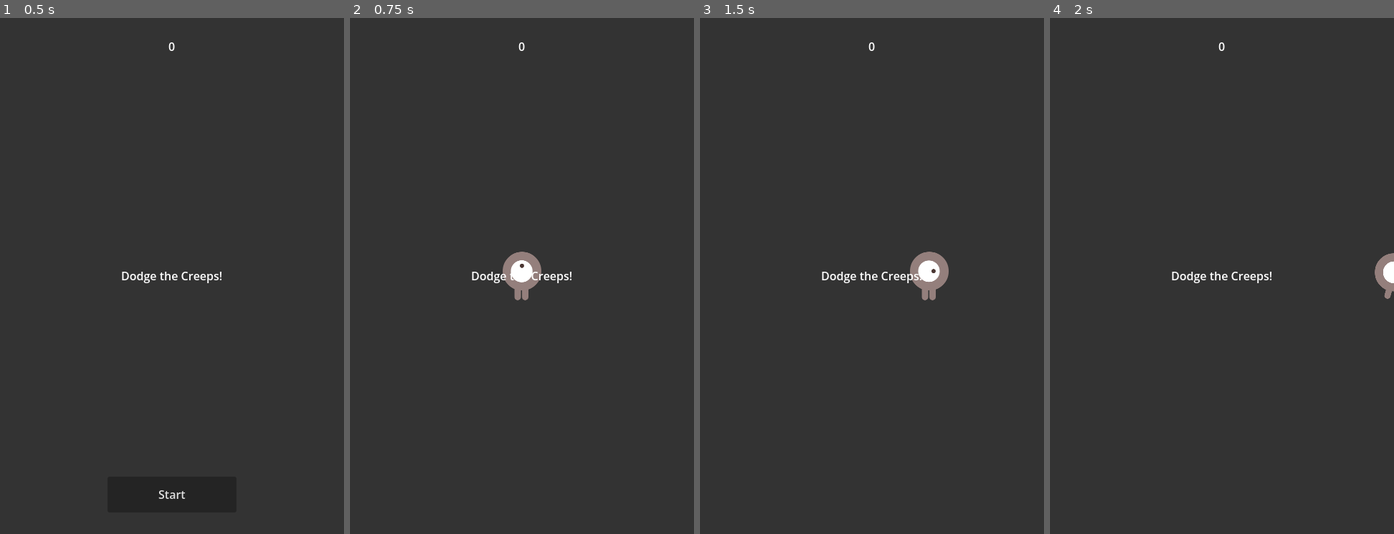
Above: before the commit, frames 1-4 (left to right).
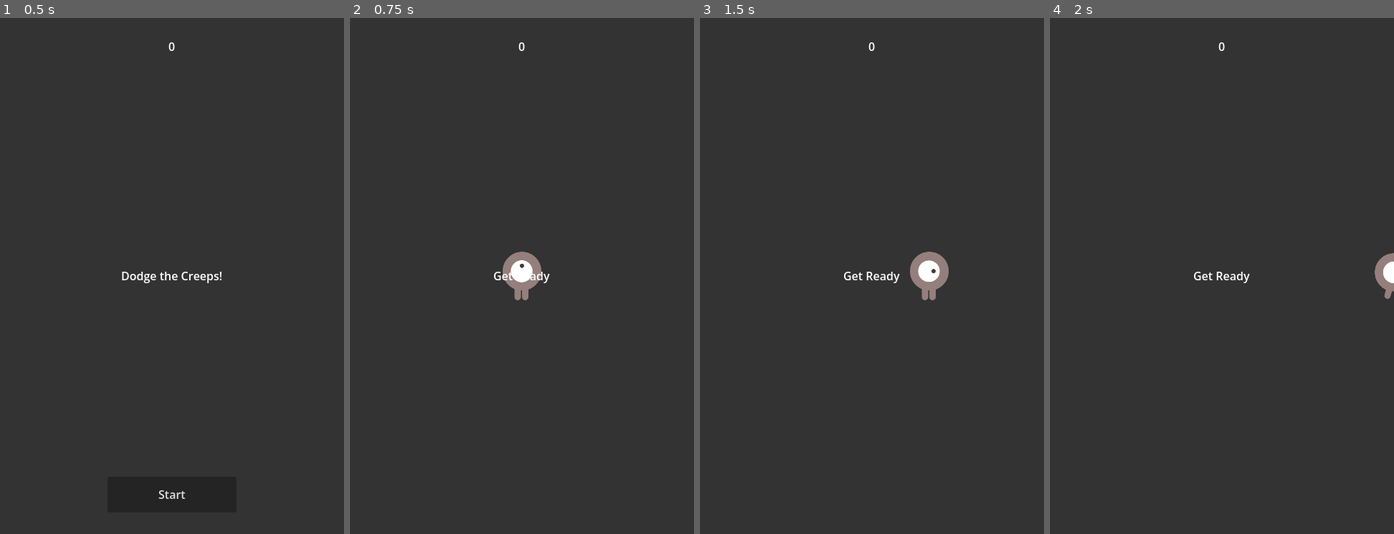
Above: after the commit, the same moments.

Repository: dravidian117/proj-1
Game: Godot game, scene res://main.tscn
The game is run twice, just before and just after one commit, with the same random seed, the same clock (stepped at 60 frames per second) and the same inputs.
Inputs:
- Up to frame 1 (0.5 s): no input
- Up to frame 2 (0.75 s): click "Start" at 0.5 s
- Up to frame 3 (1.5 s): tap Enter at 1.25 s; hold D (move_right) from 1.28 s (still down); tap Space (shoot) at 1.35 s
- Up to frame 4 (2 s): keep holding D (move_right)

Frame 1 is identical in both runs. In frame 2, 0.2% of the frame differs, in the area x 35-65%, y 49-52%; in frame 3, 0.3%; in frame 4, 0.3%.

Commit message:
Export Godot World game for GitHub Pages

Diff:
--- a/Mob.tscn
+++ b/Mob.tscn
@@ -49,7 +49,8 @@
 height = 70.0
 
 [node name="RigidBody2D" type="RigidBody2D" unique_id=116354988]
-collision_mask = 0
+collision_layer = 1
+collision_mask = 1
 gravity_scale = 0.0
 script = ExtResource("1_ejbti")
 metadata/_edit_group_ = true
--- a/bullet.gd
+++ b/bullet.gd
@@ -1,9 +1,14 @@
 extends Area2D
 
-var speed := 600.0
+@export var speed := 600.0
 var direction := Vector2.RIGHT
 
 func _ready() -> void:
+    add_to_group("bullets")
+    monitoring = true
+    monitorable = true
+    collision_layer = 1
+    collision_mask = 1
     $VisibleOnScreenNotifier2D.screen_exited.connect(_on_visible_on_screen_notifier_2d_screen_exited)
     body_entered.connect(_on_body_entered)
     area_entered.connect(_on_area_entered)
@@ -11,15 +16,24 @@
 func _process(delta: float) -> void:
     position += direction * speed * delta
 
+    for body in get_overlapping_bodies():
+        if body.is_in_group("mobs"):
+            body.queue_free()
+            get_parent().add_score_for_kill()
+            queue_free()
+            return
+
 func _on_visible_on_screen_notifier_2d_screen_exited() -> void:
     queue_free()
 
 func _on_body_entered(body: Node2D) -> void:
     if body.is_in_group("mobs"):
         body.queue_free()
+        get_parent().add_score_for_kill()
     queue_free()
 
 func _on_area_entered(area: Area2D) -> void:
     if area.is_in_group("mobs"):
         area.queue_free()
+        get_parent().add_score_for_kill()
     queue_free()
--- a/bullet.tscn
+++ b/bullet.tscn
@@ -7,7 +7,7 @@
 
 [node name="Bullet" type="Area2D"]
 script = ExtResource("1_xd8m0")
-collision_layer = 0
+collision_layer = 1
 collision_mask = 1
 
 [node name="CollisionShape2D" type="CollisionShape2D" parent="."]
--- a/main.gd
+++ b/main.gd
@@ -6,10 +6,18 @@
 func game_over():
 	$ScoreTimer.stop()
 	$MobTimer.stop()
+	$HUD.show_game_over()
 
 func new_game():
 	score = 0
+	for child in get_children():
+		if child.is_in_group("mobs"):
+			child.queue_free()
+	for bullet in get_tree().get_nodes_in_group("bullets"):
+		bullet.queue_free()
 	$Player.start($StartPosition.position)
+	$HUD.update_score(score)
+	$HUD.show_message("Get Ready")
 	$StartTimer.start()
 
 func _ready() -> void:
@@ -49,3 +57,7 @@
 	mob.linear_velocity = velocity.rotated(mob.rotation)
 	mob.add_to_group("mobs")
 	add_child(mob)
+
+func add_score_for_kill() -> void:
+	score += 1
+	$HUD.update_score(score)
--- a/player.gd
+++ b/player.gd
@@ -13,10 +13,13 @@
 func _ready() -> void:
 	screen_size = get_viewport_rect().size
 	if bullet_scene == null:
-		bullet_scene = load("res://bullet.tscn")
+		bullet_scene = preload("res://bullet.tscn")
 	hide()
 
 func _process(delta: float) -> void:
+	if not visible:
+		return
+
 	shoot_timer = max(0.0, shoot_timer - delta)
 
 	var velocity = Vector2.ZERO
@@ -52,14 +55,16 @@
 
 func shoot() -> void:
 	if bullet_scene == null:
+		bullet_scene = preload("res://bullet.tscn")
+	if bullet_scene == null:
 		return
 
 	var bullet = bullet_scene.instantiate()
-	bullet.position = position
+	get_parent().add_child(bullet)
+	bullet.global_position = global_position + facing.normalized() * 20.0
 	bullet.direction = facing.normalized()
 	if bullet.direction.length() == 0:
 		bullet.direction = Vector2.RIGHT
-	get_parent().add_child(bullet)
 	shoot_timer = fire_cooldown
 
 func _on_body_entered(_body):
Not shown, added: dodge-the-creeps/export_presets.cfg
Binary file added: dodge-the-creeps/godot.apple-touch-icon.png
Not shown, added: dodge-the-creeps/godot.apple-touch-icon.png.import
Binary file added: dodge-the-creeps/godot.icon.png
Not shown, added: dodge-the-creeps/godot.icon.png.import
Binary file added: dodge-the-creeps/godot.png
Not shown, added: dodge-the-creeps/godot.png.import
Not shown, changed: README.md
Not shown, added: dodge-the-creeps/godot.audio.position.worklet.js
Not shown, added: dodge-the-creeps/godot.audio.worklet.js
Not shown, added: dodge-the-creeps/godot.html
Not shown, added: dodge-the-creeps/godot.js
(and 4 more such lines)
